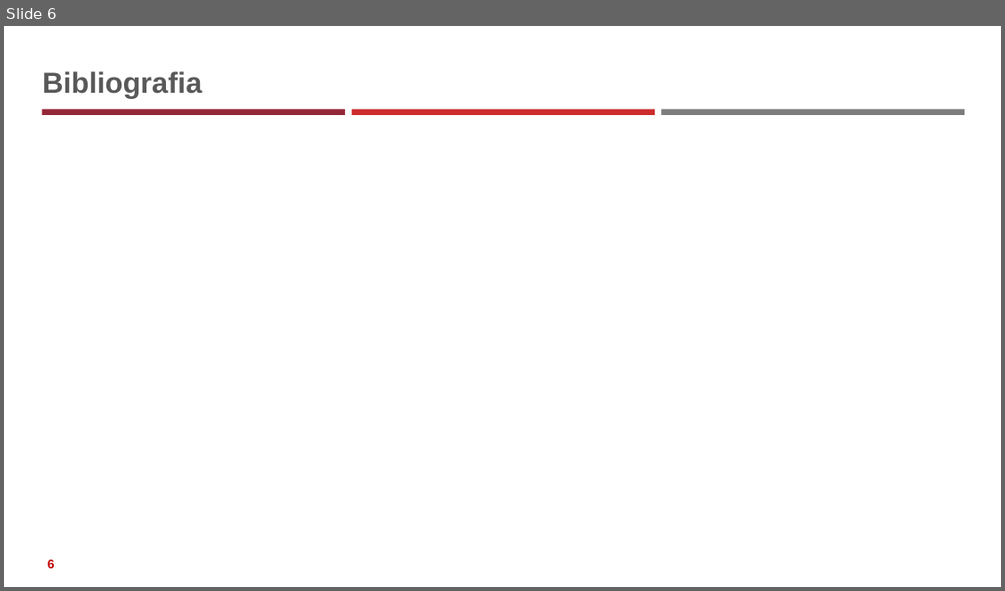
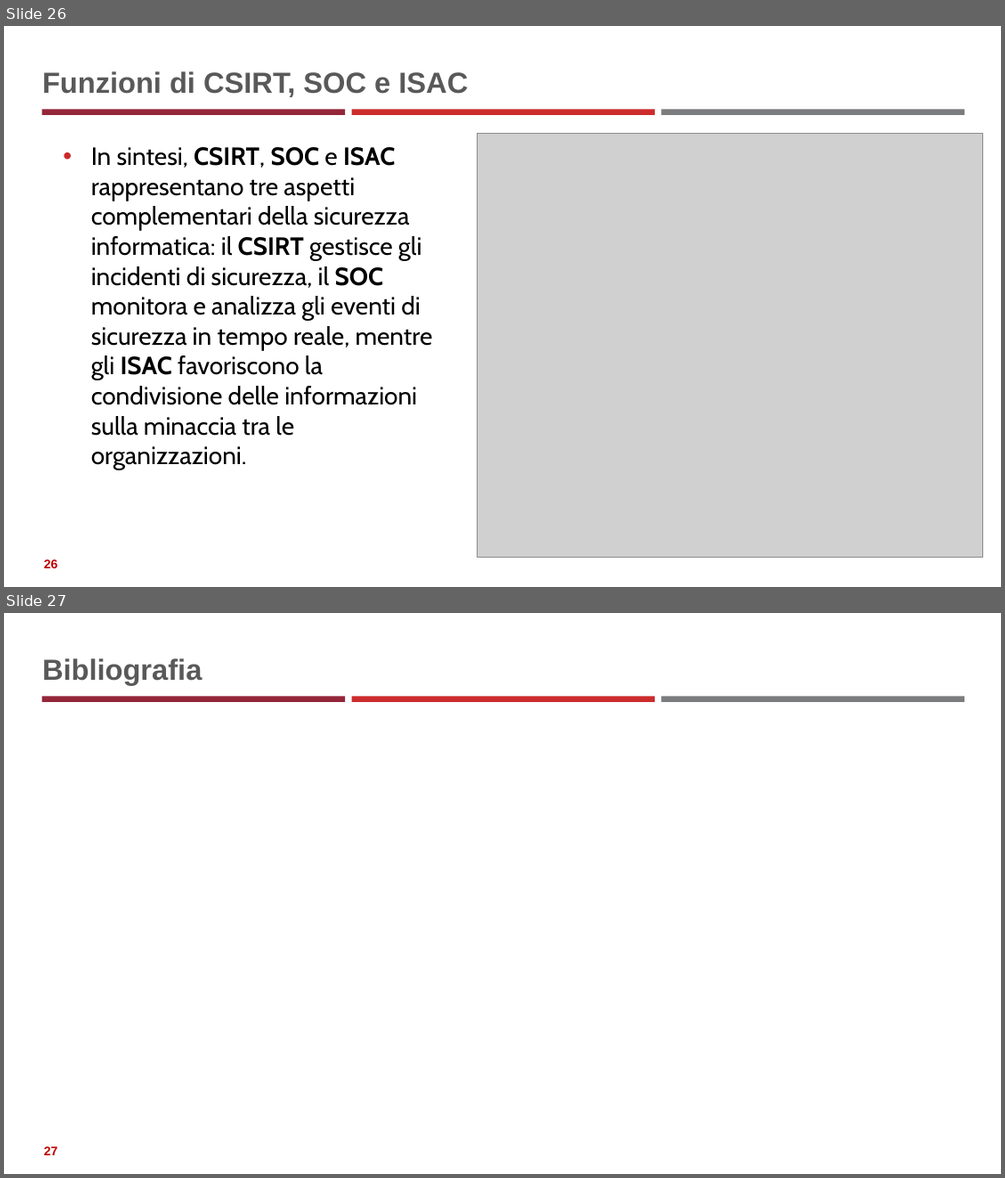
Before and after one commit to neural1977/data_science_interview_material, a slide deck: Cybersecurity/Fondamenti_di_Cybersicurezza.pptx. Shown one above the other, each under a label of ours: slide 6 before the commit, slides 26 and 27 after it. The pictures are 1005x591 and 1005x1178 pixels, drawn with LibreOffice and Linux fonts; fonts in the diff are those of the drawing; grey boxes stand for pictures. Boxes give left, top, right and bottom in pixels: in the first picture for what was removed or moved away, otherwise in the second. Text is boxed around its words. In the diff, an @@ line names an element or a change of style, - is before the commit and + after.

```diff
--- a/Cybersecurity/Fondamenti_di_Cybersicurezza.pptx
+++ b/Cybersecurity/Fondamenti_di_Cybersicurezza.pptx
@@ slide 26 added at (4, 26, 1001, 587), background #FFFFFF; not listed: 3 template elements that a slide beside it also shows @@
@@ title added at (42, 71, 468, 97), 28 pt, text #595959, bold @@
+Funzioni di CSIRT, SOC e ISAC
@@ text added at (91, 147, 433, 470), 24 pt, text #000000 @@
+• In sintesi, CSIRT, SOC e ISAC rappresentano tre aspetti complementari della sicurezza informatica: il CSIRT gestisce gli incidenti di sicurezza, il SOC monitora e analizza gli eventi di sicurezza in tempo reale, mentre gli ISAC favoriscono la condivisione delle informazioni sulla minaccia tra le organizzazioni.
@@ picture added at (477, 133, 983, 557) @@
@@ page number added at (44, 559, 58, 568), 12 pt, text #C00000, bold @@
+26
@@ what was slide 6 is now slide 27 @@
@@ page number at (44, 1146, 58, 1155): text changed @@
-6
+27
```
Also in this commit, not shown: 20 other slides added, 34 other files.
